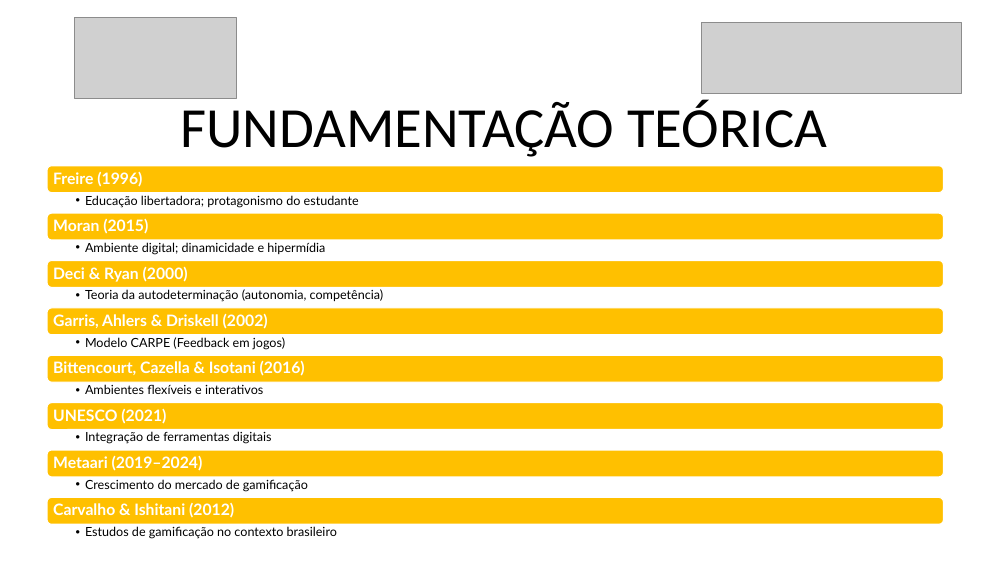
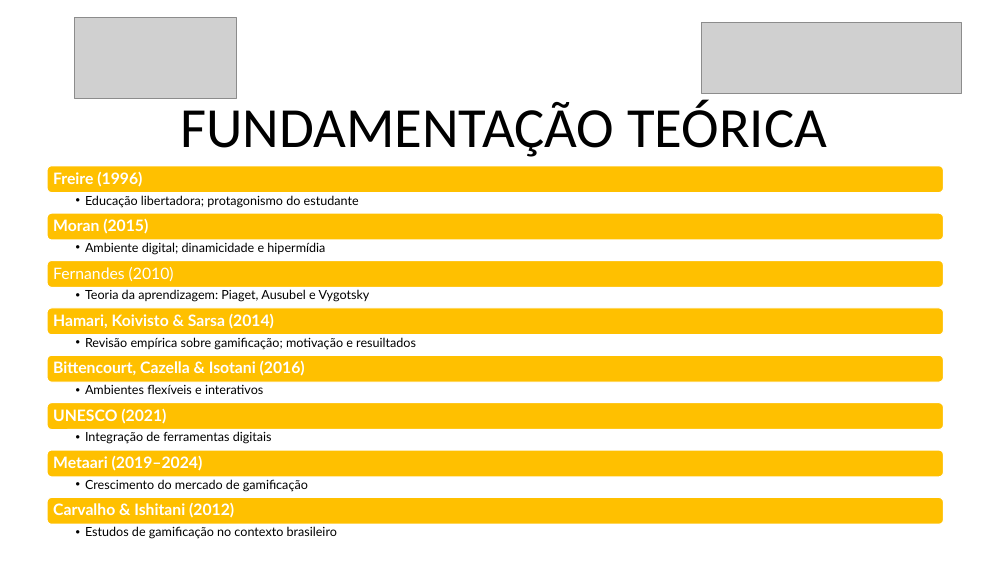
Before and after one commit to danilovaz7/curso-tecnico, a slide deck: slide 7 of liceu/3semestre/projeto integrador/tcc slide.pptx. Drawn at 1008x567 pixels with LibreOffice and Linux fonts; fonts in the diff are those of the drawing; grey boxes stand for pictures. Boxes give left, top, right and bottom in pixels: in the first picture for what was removed or moved away, otherwise in the second. Text is boxed around its words. In the diff, an @@ line names an element or a change of style, - is before the commit and + after.

Commit message:
att slides

```diff
--- a/liceu/3semestre/projeto integrador/tcc slide.pptx
+++ b/liceu/3semestre/projeto integrador/tcc slide.pptx
@@ text at [53,267,174,281]: text changed; bold off @@
-Deci & Ryan (2000)
+Fernandes (2010)
@@ text at [85,289,370,302]: text changed @@
-  • Teoria da autodeterminação (autonomia, competência)
+  • Teoria da aprendizagem: Piaget, Ausubel e Vygotsky
@@ text at [53,314,274,329]: text changed @@
-Garris, Ahlers & Driskell (2002)
+Hamari, Koivisto & Sarsa (2014)
@@ text at [85,337,416,350]: text changed @@
-  • Modelo CARPE (Feedback em jogos)
+  • Revisão empírica sobre gamificação; motivação e resuiltados
```
